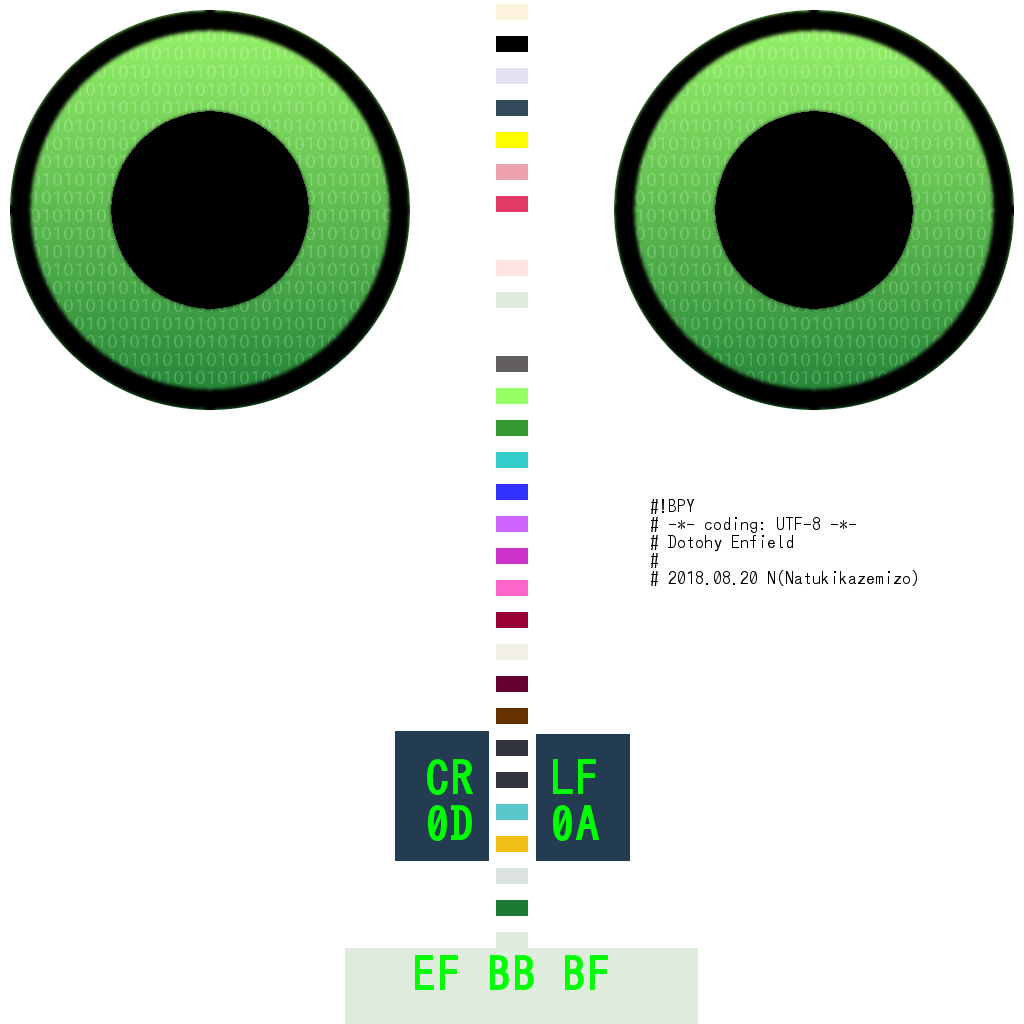
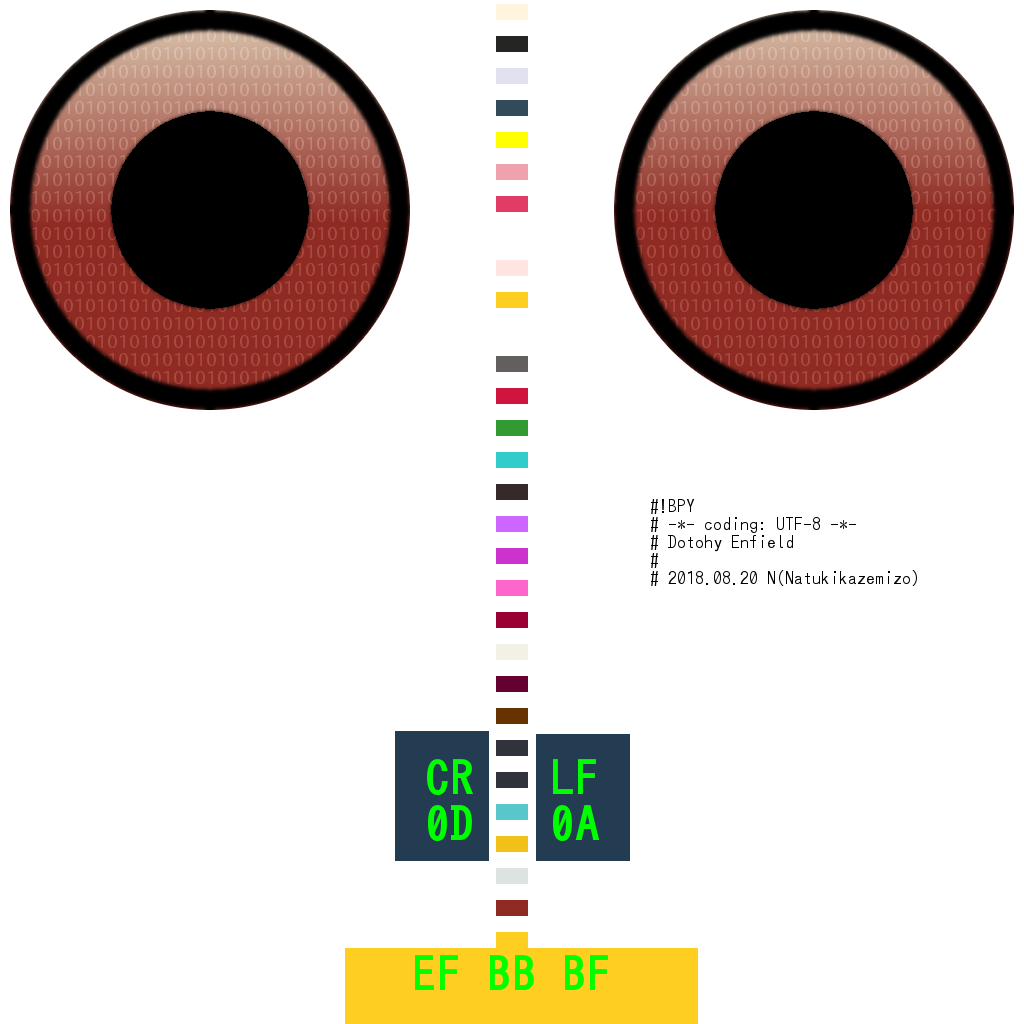
Comparing the layer stacks of the two (1024, 1024) images. Changes:
painted on "Colors" over <box>317,36,734,1024</box>
painted on "Eye #5" over <box>10,10,1014,1024</box>
